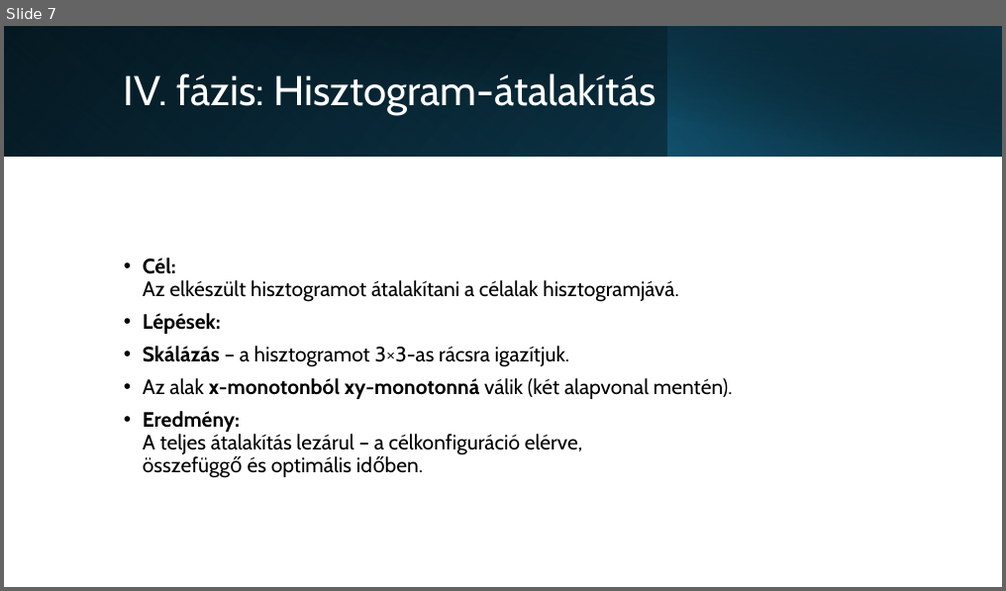
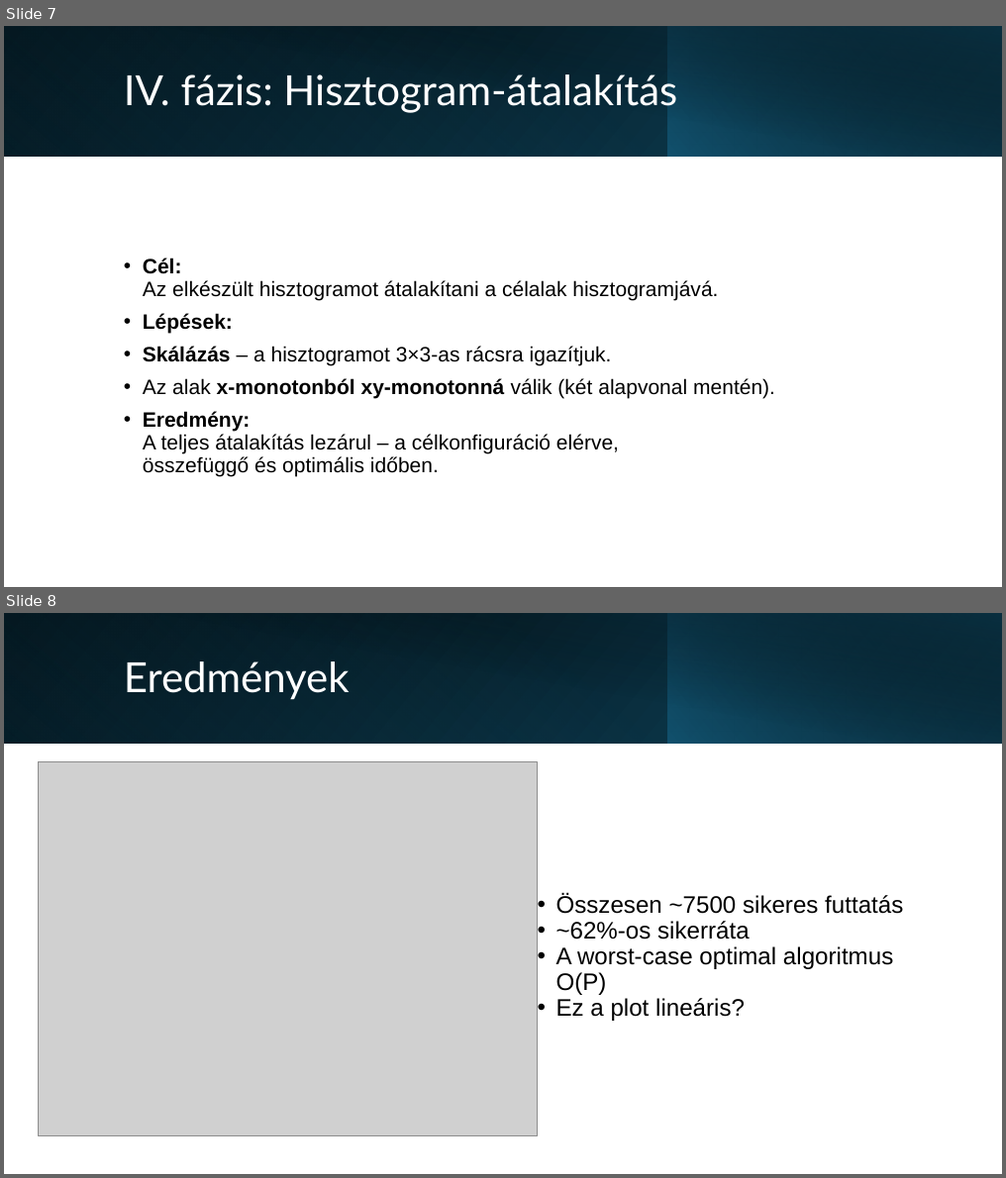
Before and after one commit to xlykoi/Szamitogepes-halozatok, a slide deck: Short_presentation.pptx. Shown one above the other, each under a label of ours: slide 7 before the commit, slides 7 and 8 after it. The pictures are 1006x591 and 1006x1178 pixels, drawn with LibreOffice and Linux fonts; fonts in the diff are those of the drawing; grey boxes stand for pictures. Boxes give left, top, right and bottom in pixels: in the first picture for what was removed or moved away, otherwise in the second. Text is boxed around its words. In the diff, an @@ line names an element or a change of style, - is before the commit and + after.

```diff
--- a/Short_presentation.pptx
+++ b/Short_presentation.pptx
@@ slide 8 added at box(4, 613, 1002, 1174), background #FFFFFF @@
@@ rectangle added at box(4, 613, 1002, 744), fill gradient #000000 to #0F4861 @@
@@ rectangle added at box(4, 613, 668, 744), fill gradient #156082 to #0A3041 @@
@@ rectangle added at box(42, 613, 1002, 744), fill gradient #000000 to #0A3041 @@
@@ rectangle added at box(668, 613, 1002, 744), fill gradient #156082 to #000000 @@
@@ title added at box(124, 662, 350, 700), 40 pt, text #FFFFFF @@
+Eredmények
@@ picture added at box(39, 761, 538, 1137) @@
@@ text added at box(556, 894, 903, 1021), 23 pt, text #000000 @@
+• Összesen ~7500 sikeres futtatás
+• ~62%-os sikerráta
+• A worst-case optimal algoritmus O(P)
+• Ez a plot lineáris?
@@ slide 7 changed as well @@
@@ rectangle at box(4, 26, 1002, 157): fill gradient #000000 to #104862 to gradient #000000 to #0F4861 @@
@@ rectangle at box(4, 26, 668, 157): fill gradient #156082 to #0B3041 to gradient #156082 to #0A3041 @@
@@ rectangle at box(42, 26, 1002, 157): fill gradient #000000 to #0B3041 to gradient #000000 to #0A3041 @@
@@ title "IV. fázis: Hisztogram-átalakítás" at box(124, 75, 677, 113): font Cabin to Lato @@
@@ text "Cél: Az elkészült hisztogramot átalakítani ..." at box(143, 258, 775, 476): font Cabin to Arial; less space between paragraphs @@
```
Also in this commit, not shown: 6 other slides changed.
